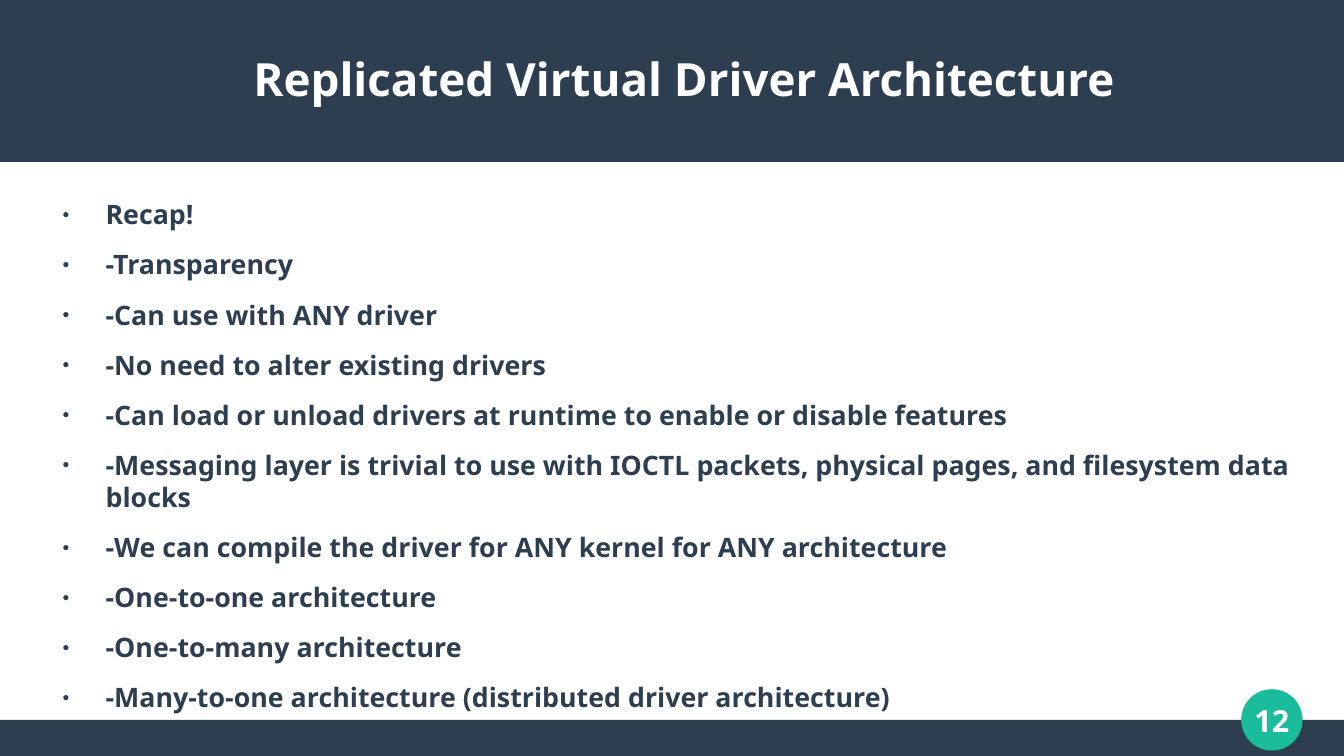
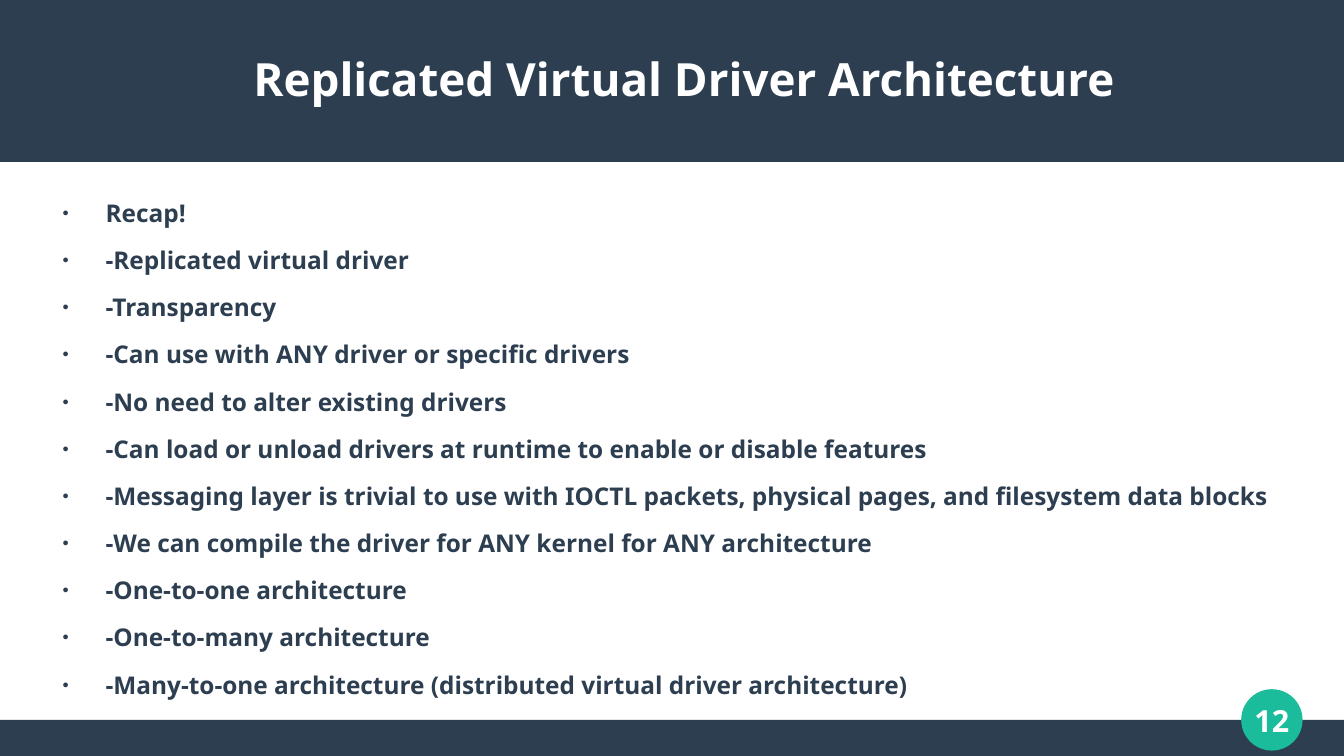
Before and after one commit to WaveArch/Wave, a slide deck: slide 12 of Replicated.pptx. Drawn at 1344x756 pixels with LibreOffice and Linux fonts; fonts in the diff are those of the drawing. Boxes give left, top, right and bottom in pixels: in the first picture for what was removed or moved away, otherwise in the second. Text is boxed around its words. In the diff, an @@ line names an element or a change of style, - is before the commit and + after.

```diff
--- a/Replicated.pptx
+++ b/Replicated.pptx
@@ text at (x1=106, y1=204, x2=1267, y2=652): size 15.8 to 14.4 pt in "Recap!", "-Transparency", "-No need to alter existing drivers", "-Can load or unload drivers at runtime ..." and 5 more places @@
@@ text at (x1=106, y1=250, x2=409, y2=275): paragraph added @@
+● -Replicated virtual driver
@@ text at (x1=106, y1=344, x2=629, y2=369): text changed; size 15.8 to 14.4 pt @@
-● -Can use with ANY driver
+● -Can use with ANY driver or specific drivers
@@ text at (x1=106, y1=675, x2=907, y2=700): text changed; size 15.8 to 14.4 pt @@
-● -Many-to-one architecture (distributed driver architecture)
+● -Many-to-one architecture (distributed virtual driver architecture)
```
Also in this commit, not shown: 4 other slides changed.
